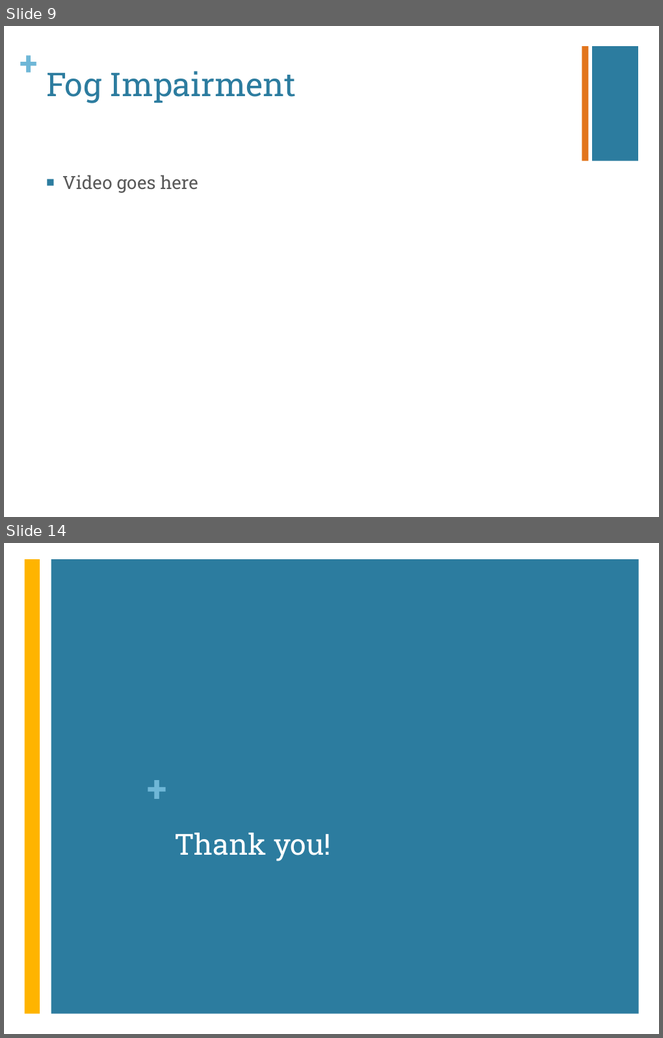
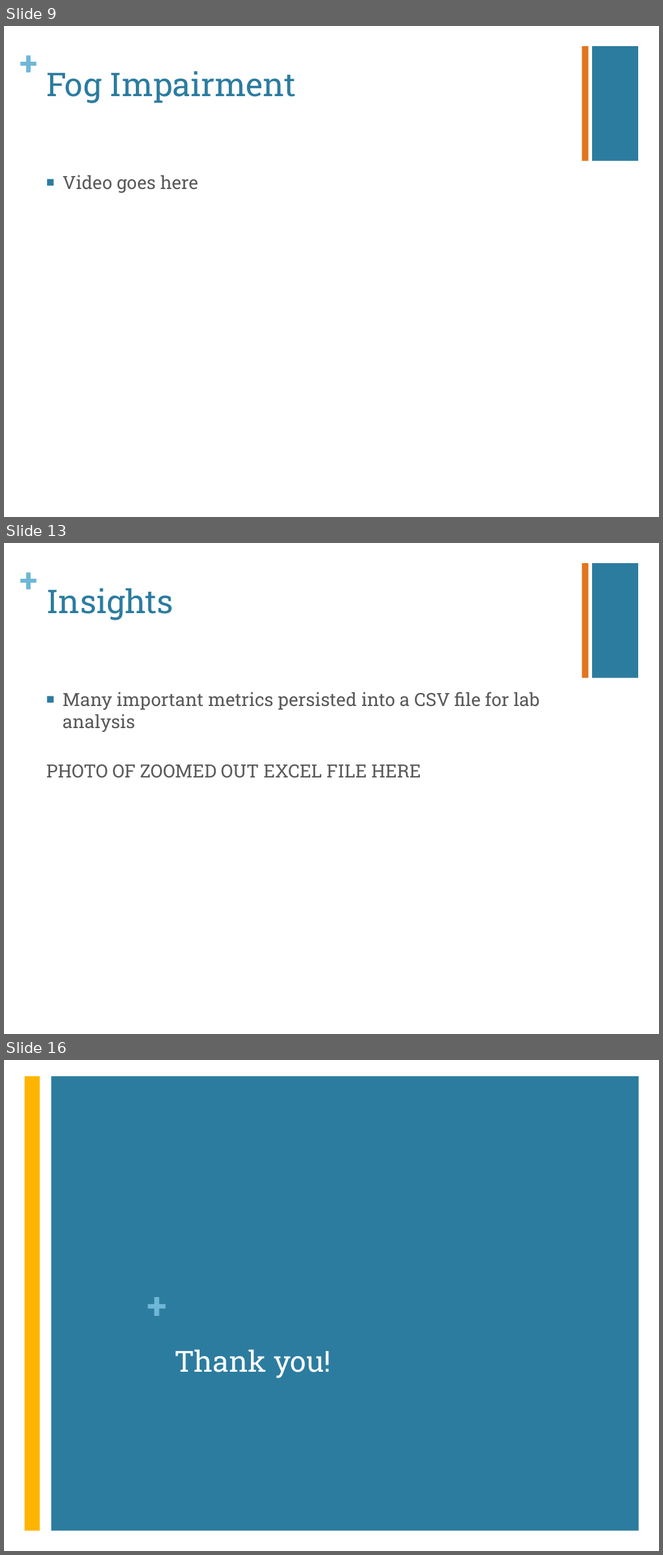
Before and after one commit to nolanslade/zp18, a slide deck: Documentation/capstone_ppt.pptx. Shown one above the other, each under a label of ours: slides 9 and 14 before the commit, slides 9, 13 and 16 after it; the slides between them are not shown. The pictures are 663x1038 and 663x1555 pixels, drawn with LibreOffice and Linux fonts; fonts in the diff are those of the drawing. Boxes give left, top, right and bottom in pixels: in the first picture for what was removed or moved away, otherwise in the second. Text is boxed around its words. In the diff, an @@ line names an element or a change of style, - is before the commit and + after.

```diff
--- a/Documentation/capstone_ppt.pptx
+++ b/Documentation/capstone_ppt.pptx
@@ slide 13 added at bbox=[4, 543, 659, 1034], background #FFFFFF; not listed: 3 template elements that a slide beside it also shows @@
@@ title added at bbox=[46, 588, 174, 620], 36 pt, text #2C7C9F @@
+Insights
@@ text added at bbox=[62, 692, 540, 732], 20 pt, text #595959 @@
+■ Many important metrics persisted into a CSV file for lab analysis
@@ text added at bbox=[46, 765, 421, 778], 20 pt, text #595959 @@
+PHOTO OF ZOOMED OUT EXCEL FILE HERE
@@ what was slide 14 is now slide 16 @@
```
Also in this commit, not shown: 7 slides changed, 2 other slides added, 1 slide removed.
